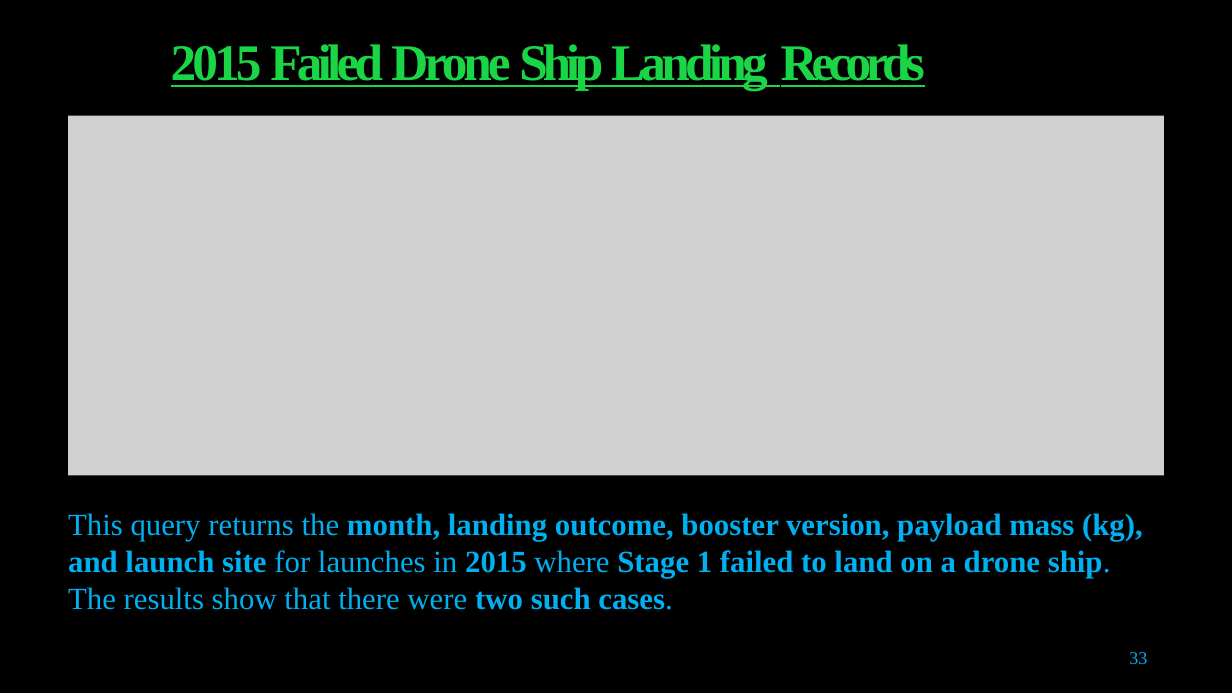
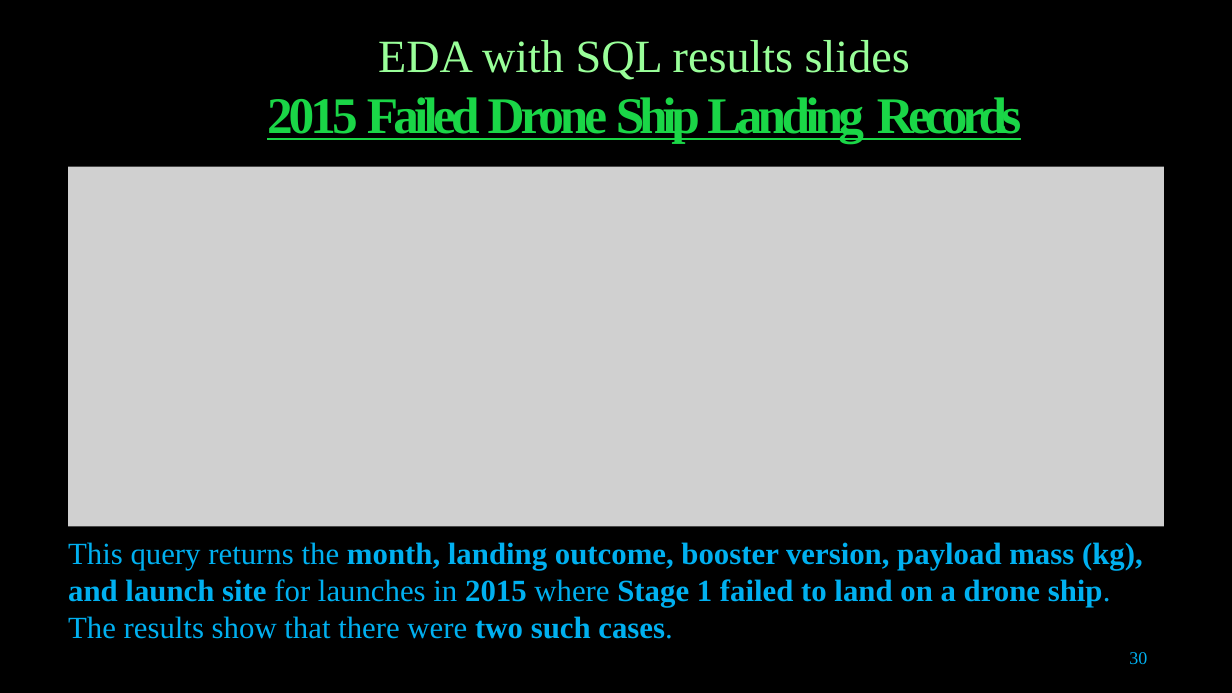
Before and after one commit to thayhiepth/Applied_Data_Science_Capstone, a slide deck: slide 30 of Data Science Capstone Project.pptx (slide 33 before the commit). Drawn at 1232x693 pixels with LibreOffice and Linux fonts; fonts in the diff are those of the drawing; grey boxes stand for pictures. Boxes give left, top, right and bottom in pixels: in the first picture for what was removed or moved away, otherwise in the second. Text is boxed around its words. In the diff, an @@ line names an element or a change of style, - is before the commit and + after.

```diff
--- a/Data Science Capstone Project.pptx
+++ b/Data Science Capstone Project.pptx
@@ title at [267, 40, 1021, 144]: text changed @@
-2015 Failed Drone Ship Landing Records
+EDA with SQL results slides
+2015 Failed Drone Ship Landing Records
@@ picture: place and size @@
-picture at [68, 116, 1165, 475]
+picture at [68, 166, 1165, 526]
@@ text "This query returns the month, ...": place and size @@
-text "This query returns the month, ..." at [68, 513, 1143, 610]
+text "This query returns the month, ..." at [68, 542, 1143, 639]
@@ page number at [1129, 652, 1147, 664]: text changed @@
-33
+30
```
Also in this commit, not shown: 36 other slides changed, 3 slides added, 4 slides removed, 1 other file.
